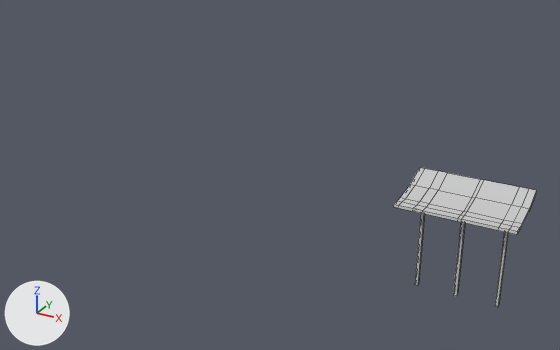
A saved change to the FBX model Bongo/Assets/Models/Veranda2.FBX.
One viewpoint serves both versions: a 50 mm camera at (62.1, -96.3, 44.9) aimed at (17.5, -15.2, 4.3). The axes (+X, +Y, +Z) are drawn at lower left. The lights are the same throughout. Mesh edges are drawn as thin lines. Where no turn or scale is listed for an object, it has been applied to the vertices.

Script lines for the objects in view, before the commit:
```python
me_mesh = bpy.data.meshes.new('Mesh')
me_mesh.from_pydata(...)  # 102 vertices, 92 faces; spans x 0.0..12.67, y -7.8..-0.04, z -7.51..3.42
me_mesh.materials.append(mat_material__2)  # its picture is missing
ob_veranda = bpy.data.objects.new('Veranda', me_mesh)
ob_veranda.location = (37.42, -19.31, 7.61)
```
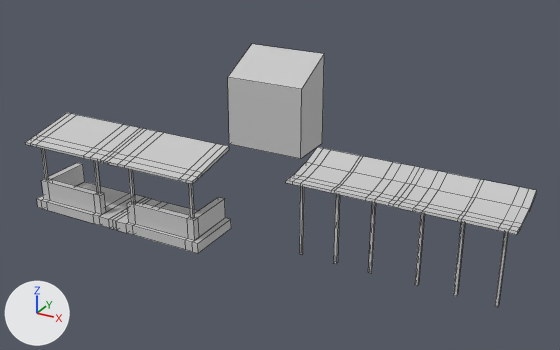
Changed parts and their boxes [x1, y1, x2, y2] in the pictures (560 x 350 px):
'Object001', added: after [26, 113, 231, 253]
'Veranda', reshaped (74% wider, 14% taller): before [393, 167, 536, 307]; after [286, 147, 536, 307]
'Object002', added: after [228, 44, 324, 159]
part 1 of me_mesh, built on: after [286, 147, 420, 273]

The change, as a diff of the scene's bpy script:
```diff
--- a/Bongo/Assets/Models/Veranda2.FBX.py
+++ b/Bongo/Assets/Models/Veranda2.FBX.py
@@ me_mesh @@
 # used by ob_veranda; location = (37.42, -19.31, 7.61)
-me_mesh.from_pydata(...)  # 102 vertices, 92 faces; spans x 0.0..12.67, y -7.8..-0.04, z -7.51..3.42
+me_mesh.from_pydata(...)  # 194 vertices, 176 faces; spans x -12.67..12.67, y -7.8..-0.04, z -7.51..3.42
+# me_mesh part 1
+# 4 faces are deleted
+# 27 vertices are added at x -12.67..-2.34, y -6.8..-2.93, z -7.51..2.08
+# 10 new vertices lie (-0.56, 0.0, 0.0) away from vertices in x 0.0, y -7.8..-0.04, z 1.76..3.42
+# 7 new vertices lie (-1.58, 0.0, 0.0) away from vertices in x -0.56, y -7.8..-0.04, z 1.86..3.42
+# 7 new vertices lie (-1.01, 0.0, 0.0) away from vertices in x -2.14, y -7.8..-0.04, z 1.86..3.42
+# 7 new vertices lie (-3.65, 0.0, 0.0) away from vertices in x -3.15, y -7.8..-0.04, z 1.86..3.42
+# 7 new vertices lie (-0.34, 0.0, 0.0) away from vertices in x -6.8, y -7.8..-0.04, z 1.86..3.42
+# 7 new vertices lie (-3.75, 0.0, 0.0) away from vertices in x -7.14, y -7.8..-0.04, z 1.86..3.42
+# 7 new vertices lie (-0.98, 0.0, 0.0) away from vertices in x -10.89, y -7.8..-0.04, z 1.86..3.42
+# 7 new vertices lie (-0.8, 0.0, 0.0) away from vertices in x -11.87, y -7.8..-0.04, z 1.86..3.42
+# 6 new vertices lie (0.0, 0.36, 0.1) away from vertices in x -11.55..-2.54, y -6.5, z 1.73
+# 88 new faces join them
 me_mesh.materials.append(mat_material__2)
@@ me_mesh_001 @@
+me_mesh_001.from_pydata(...)  # 210 vertices, 178 faces; spans x -47.2..-21.9, y -12.6..-4.9, z -7.5..3.4
+me_mesh_001.materials.append(mat_material__2)  # its picture is missing
@@ me_mesh_002 @@
+me_mesh_002.from_pydata([(-24.76, 19.31, -7.5), (-24.76, 19.31, 3.42), (-24.76, 26.7, -7.5), (-24.76, 26.7, 6.93), (-37.43, 19.31, -7.5), (-37.43, 19.31, 3.42), (-37.43, 26.7, -7.5), (-37.43, 26.7, 6.93)], [], [(2, 3, 1, 0), (3, 7, 5, 1), (0, 1, 5, 4), (2, 0, 4, 6)])
+me_mesh_002.materials.append(mat_material__2)  # its picture is missing
@@ ob_object001 @@
+ob_object001 = bpy.data.objects.new('Object001', me_mesh_001)
+ob_object001.location = (37.42, -19.31, 7.61)
@@ ob_object002 @@
+ob_object002 = bpy.data.objects.new('Object002', me_mesh_002)
+ob_object002.location = (37.42, -19.31, 7.61)
```
